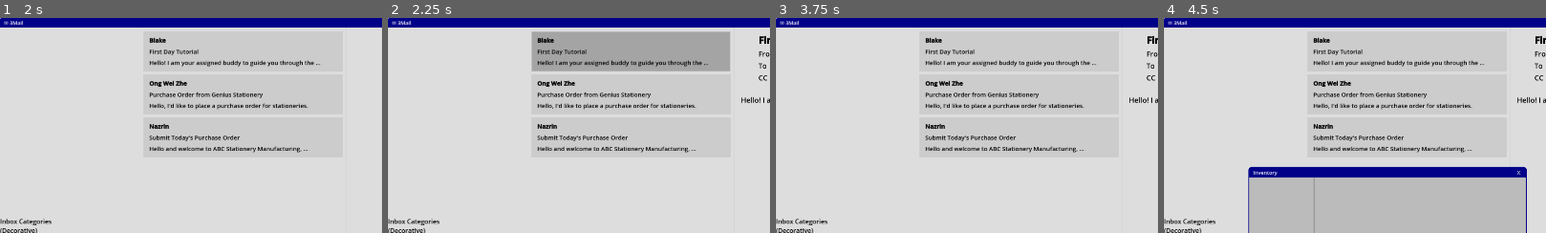
Above: before the commit, frames 1-4 (left to right).
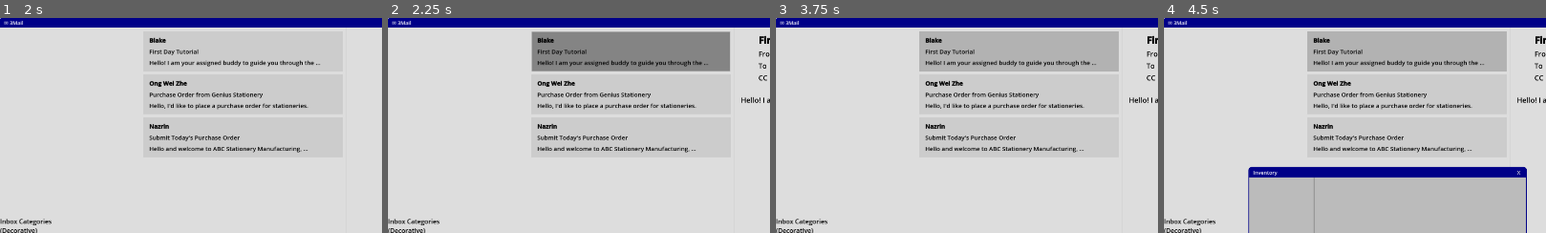
Above: after the commit, the same moments.

Repository: Wong-Kai-Lun/gamified-cybersecurity-awareness-training
Game: Godot game, scene res://game/main_menu/main_menu.tscn
The game is run twice, just before and just after one commit, with the same random seed, the same clock (stepped at 60 frames per second) and the same inputs.
Inputs (mouse positions are % of the whole screen's width and height, from its top left):
- Up to frame 1 (2 s): click "New Game" at 0.5 s; click "Monday" at 1.25 s
- Up to frame 2 (2.25 s): click (32, 8) at 2.02 s
- Up to frame 3 (3.75 s): click "⋮" at 2.75 s; click (2, 97) at 3.5 s
- Up to frame 4 (4.5 s): click "Inv" at 4.25 s
The pictures show only the part of the screen within x 0-50%, y 0-50%; the shares and areas given below are measured in that part.

Frame 1 is identical in both runs. In frame 2, 8.5% of the frame differs, in the area x 37-90%, y 6-25%; in frame 3, 8.6%; in frame 4, 8.6%.

Commit message:
Add Player Input Feedback
- Files now show their full name on hover.
- Email Addresses change cursor shape to I beam to signify highlightable text.
- Email body background darkens after open/read.

Diff:
--- a/godot/game/main_game/programs/email_client/email_body/email_body.tscn
+++ b/godot/game/main_game/programs/email_client/email_body/email_body.tscn
@@ -123,6 +123,7 @@
 layout_mode = 2
 size_flags_horizontal = 3
 focus_mode = 2
+mouse_default_cursor_shape = 1
 theme_override_colors/default_color = Color(0, 0, 0, 1)
 theme_override_font_sizes/normal_font_size = 18
 theme_override_styles/focus = SubResource("StyleBoxEmpty_u625m")
@@ -153,6 +154,7 @@
 layout_mode = 2
 size_flags_horizontal = 3
 focus_mode = 2
+mouse_default_cursor_shape = 1
 theme_override_colors/default_color = Color(0, 0, 0, 1)
 theme_override_font_sizes/normal_font_size = 18
 theme_override_styles/focus = SubResource("StyleBoxEmpty_u625m")
@@ -183,6 +185,7 @@
 layout_mode = 2
 size_flags_horizontal = 3
 focus_mode = 2
+mouse_default_cursor_shape = 1
 theme_override_colors/default_color = Color(0, 0, 0, 1)
 theme_override_font_sizes/normal_font_size = 18
 theme_override_styles/focus = SubResource("StyleBoxEmpty_u625m")
--- a/godot/game/main_game/programs/email_client/incoming_email.gd
+++ b/godot/game/main_game/programs/email_client/incoming_email.gd
@@ -2,19 +2,34 @@
 
 signal opened(email_data: EmailData)
 
-@onready var sender_label: RichTextLabel = $PanelContainer/Open/MarginContainer/VBoxContainer/SenderNameRTL
-@onready var subject_label: Label = $PanelContainer/Open/MarginContainer/VBoxContainer/SubjectLbl
-@onready var body_preview_label: Label = $PanelContainer/Open/MarginContainer/VBoxContainer/BodyPreviewLbl
+@onready var bg_panel_container: PanelContainer = $Background
+@onready var sender_label: RichTextLabel = $Background/Open/MarginContainer/VBoxContainer/SenderNameRTL
+@onready var subject_label: Label = $Background/Open/MarginContainer/VBoxContainer/SubjectLbl
+@onready var body_preview_label: Label = $Background/Open/MarginContainer/VBoxContainer/BodyPreviewLbl
+
+enum ReadStatus { UNREAD, READ, IMPORTANT }
 
 var email_data: EmailData
+var _read_status: ReadStatus = ReadStatus.UNREAD
 
 func setup(data: EmailData) -> void:
 	email_data = data
-
 	sender_label.text = "[b]" + data.sender_name
 	subject_label.text = data.subject
 	body_preview_label.text = data.email_body
 
 
+func _update_status_to_read() -> void:
+	_read_status = ReadStatus.READ
+
+
+func _darken_background() -> void:
+	var new_stylebox = StyleBoxFlat.new()
+	new_stylebox.bg_color = Color(0.7, 0.7, 0.7, 1)
+	bg_panel_container.add_theme_stylebox_override("panel", new_stylebox)
+
+
 func _on_open_pressed() -> void:
-	emit_signal("opened", email_data)
+	opened.emit(email_data)
+	_update_status_to_read()
+	_darken_background()
--- a/godot/game/main_game/programs/email_client/incoming_email.tscn
+++ b/godot/game/main_game/programs/email_client/incoming_email.tscn
@@ -6,17 +6,17 @@
 bg_color = Color(0.8, 0.8, 0.8, 1)
 
 [sub_resource type="StyleBoxFlat" id="StyleBoxFlat_mtfhq"]
-bg_color = Color(0.6, 0.6, 0.6, 0.733333)
+bg_color = Color(0, 0, 0, 0.18)
 border_width_left = 1
 border_width_top = 1
 border_width_right = 1
 border_width_bottom = 1
 
 [sub_resource type="StyleBoxFlat" id="StyleBoxFlat_6he3w"]
-bg_color = Color(0.733333, 0.733333, 0.733333, 0.666667)
+bg_color = Color(0, 0, 0, 0.1)
 
 [sub_resource type="StyleBoxFlat" id="StyleBoxFlat_y4h60"]
-bg_color = Color(0.533333, 0.533333, 0.533333, 0.733333)
+bg_color = Color(0, 0, 0, 0.12)
 
 [sub_resource type="StyleBoxEmpty" id="StyleBoxEmpty_gog41"]
 
@@ -34,7 +34,7 @@
 grow_vertical = 2
 script = ExtResource("1_8dbl0")
 
-[node name="PanelContainer" type="PanelContainer" parent="."]
+[node name="Background" type="PanelContainer" parent="."]
 layout_mode = 1
 anchors_preset = 15
 anchor_right = 1.0
@@ -43,7 +43,7 @@
 grow_vertical = 2
 theme_override_styles/panel = SubResource("StyleBoxFlat_tjmih")
 
-[node name="Open" type="Button" parent="PanelContainer"]
+[node name="Open" type="Button" parent="Background"]
 layout_mode = 2
 mouse_default_cursor_shape = 2
 theme_override_styles/focus = SubResource("StyleBoxFlat_mtfhq")
@@ -51,7 +51,7 @@
 theme_override_styles/pressed = SubResource("StyleBoxFlat_y4h60")
 theme_override_styles/normal = SubResource("StyleBoxEmpty_gog41")
 
-[node name="MarginContainer" type="MarginContainer" parent="PanelContainer/Open"]
+[node name="MarginContainer" type="MarginContainer" parent="Background/Open"]
 layout_mode = 1
 anchors_preset = 15
 anchor_right = 1.0
@@ -64,11 +64,11 @@
 theme_override_constants/margin_right = 15
 theme_override_constants/margin_bottom = 10
 
-[node name="VBoxContainer" type="VBoxContainer" parent="PanelContainer/Open/MarginContainer"]
+[node name="VBoxContainer" type="VBoxContainer" parent="Background/Open/MarginContainer"]
 layout_mode = 2
 mouse_filter = 2
 
-[node name="SenderNameRTL" type="RichTextLabel" parent="PanelContainer/Open/MarginContainer/VBoxContainer"]
+[node name="SenderNameRTL" type="RichTextLabel" parent="Background/Open/MarginContainer/VBoxContainer"]
 layout_mode = 2
 size_flags_vertical = 6
 mouse_filter = 2
@@ -80,7 +80,7 @@
 scroll_active = false
 drag_and_drop_selection_enabled = false
 
-[node name="SubjectLbl" type="Label" parent="PanelContainer/Open/MarginContainer/VBoxContainer"]
+[node name="SubjectLbl" type="Label" parent="Background/Open/MarginContainer/VBoxContainer"]
 layout_mode = 2
 size_flags_vertical = 6
 theme_override_colors/font_color = Color(0, 0, 0, 1)
@@ -88,7 +88,7 @@
 text = "Subject"
 text_overrun_behavior = 4
 
-[node name="BodyPreviewLbl" type="Label" parent="PanelContainer/Open/MarginContainer/VBoxContainer"]
+[node name="BodyPreviewLbl" type="Label" parent="Background/Open/MarginContainer/VBoxContainer"]
 layout_mode = 2
 size_flags_vertical = 6
 theme_override_colors/font_color = Color(0, 0, 0, 1)
@@ -97,4 +97,4 @@
 text = "Email Body Preview"
 text_overrun_behavior = 4
 
-[connection signal="pressed" from="PanelContainer/Open" to="." method="_on_open_pressed"]
+[connection signal="pressed" from="Background/Open" to="." method="_on_open_pressed"]
--- a/godot/game/main_game/programs/file/file.gd
+++ b/godot/game/main_game/programs/file/file.gd
@@ -10,6 +10,19 @@
 @onready var name_label: Label = $ActionMenuButton/MarginContainer/VBoxContainer/FileName
 var file_data: FileData
 var is_draggable: bool = true
+
+
+func _ready() -> void:
+	mouse_entered.connect(_on_mouse_entered)
+	mouse_exited.connect(_on_mouse_exited)
+
+func _on_mouse_entered() -> void:
+	name_label.text_overrun_behavior = TextServer.OVERRUN_NO_TRIMMING
+	name_label.autowrap_mode = TextServer.AUTOWRAP_WORD_SMART
+
+func _on_mouse_exited() -> void:
+	name_label.text_overrun_behavior = TextServer.OVERRUN_TRIM_ELLIPSIS
+	name_label.autowrap_mode = TextServer.AUTOWRAP_OFF
 
 
 func setup(data: FileData) -> void:
--- a/godot/game/main_game/programs/file/file.tscn
+++ b/godot/game/main_game/programs/file/file.tscn
@@ -68,11 +68,13 @@
 texture = ExtResource("1_uaw8u")
 
 [node name="FileName" type="Label" parent="ActionMenuButton/MarginContainer/VBoxContainer"]
-custom_minimum_size = Vector2(100, 0)
+custom_minimum_size = Vector2(100, 20)
 layout_mode = 2
+size_flags_vertical = 3
 theme_override_colors/font_color = Color(0, 0, 0, 1)
 theme_override_font_sizes/font_size = 13
 text = "File Name"
 horizontal_alignment = 1
 vertical_alignment = 1
+autowrap_mode = 3
 text_overrun_behavior = 3
